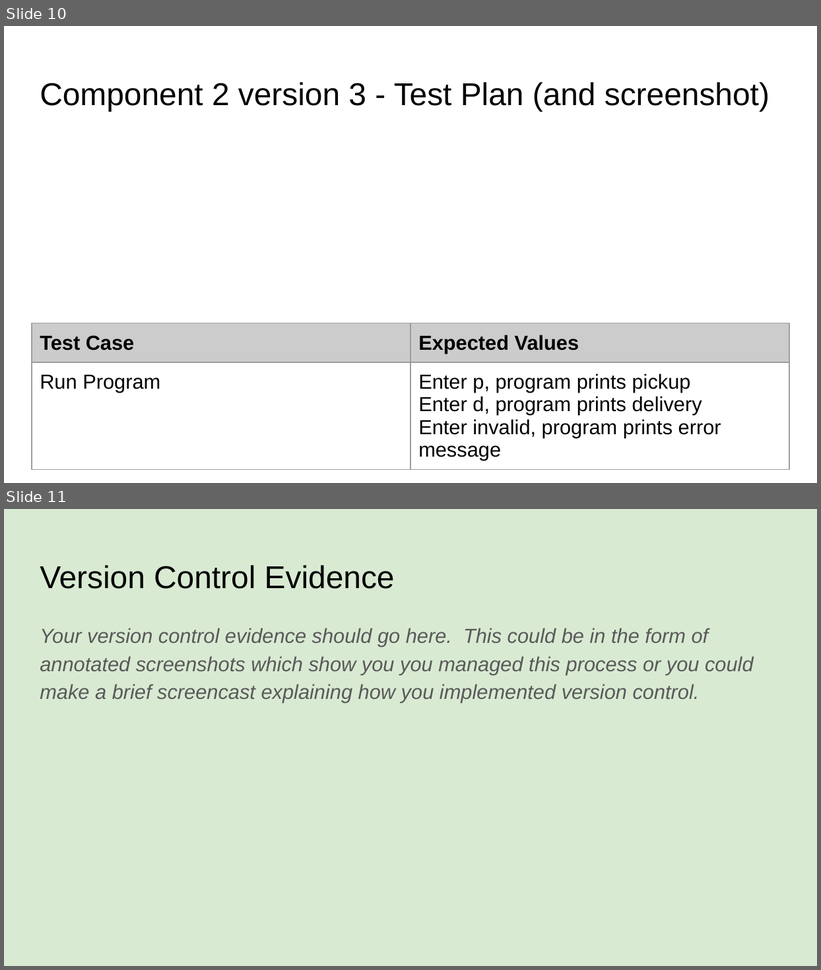
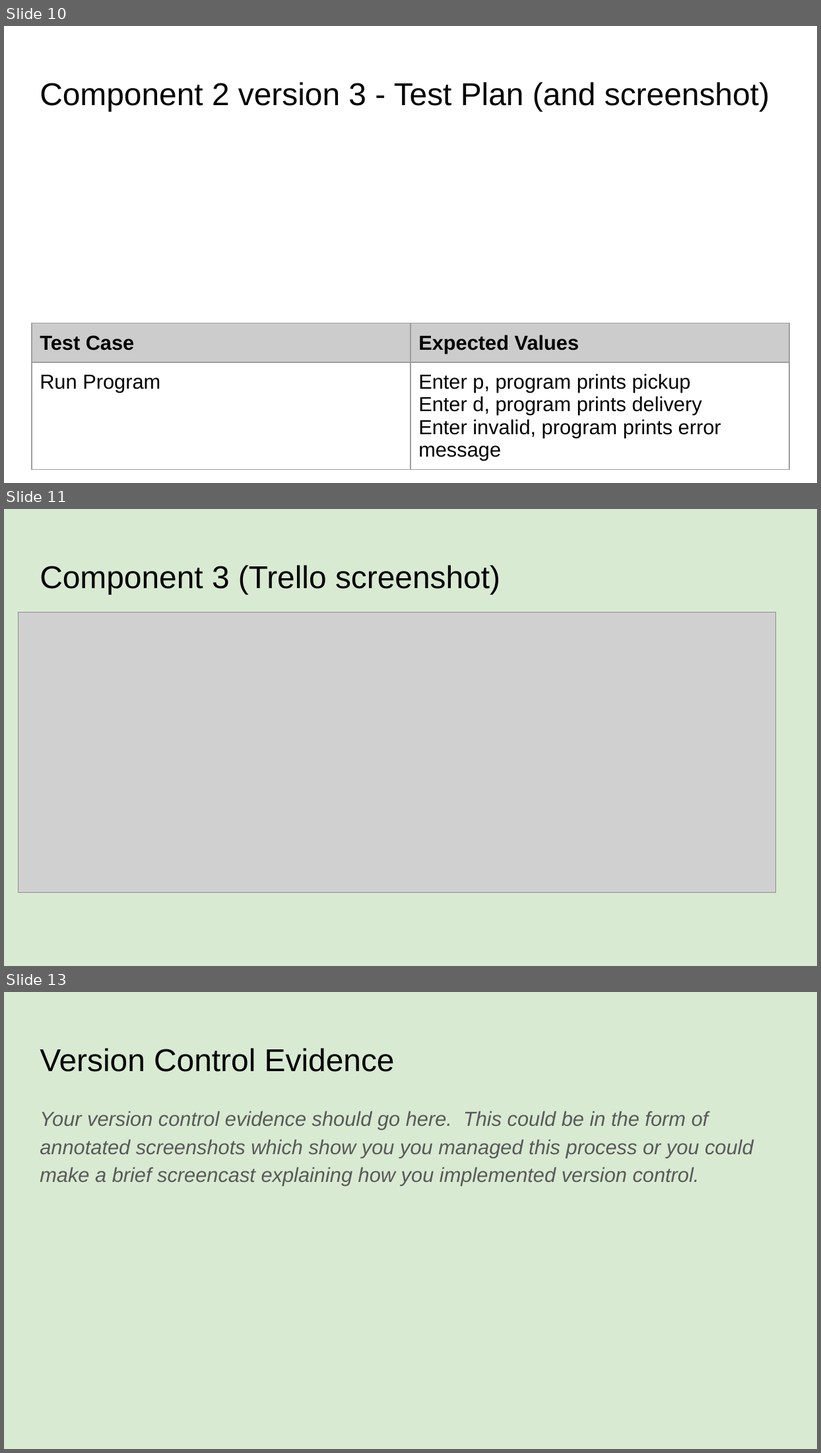
Before and after one commit to danielpereira16/pizzabot, a slide deck: 022_91893+_+91897+Documentation.pptx. Shown one above the other, each under a label of ours: slides 10 and 11 before the commit, slides 10, 11 and 13 after it; the slides between them are not shown. The pictures are 821x970 and 821x1453 pixels, drawn with LibreOffice and Linux fonts; fonts in the diff are those of the drawing; grey boxes stand for pictures. Boxes give left, top, right and bottom in pixels: in the first picture for what was removed or moved away, otherwise in the second. Text is boxed around its words. In the diff, an @@ line names an element or a change of style, - is before the commit and + after.

```diff
--- a/022_91893+_+91897+Documentation.pptx
+++ b/022_91893+_+91897+Documentation.pptx
@@ slide 11 added at <box>4,509,817,966</box>, background #D9EAD3 @@
@@ title added at <box>40,565,500,594</box>, 28 pt, text #000000 @@
+Component 3 (Trello screenshot)
@@ picture added at <box>19,612,776,893</box> @@
@@ what was slide 11 is now slide 13 @@
```
Also in this commit, not shown: 1 other slide added, 1 other file.
